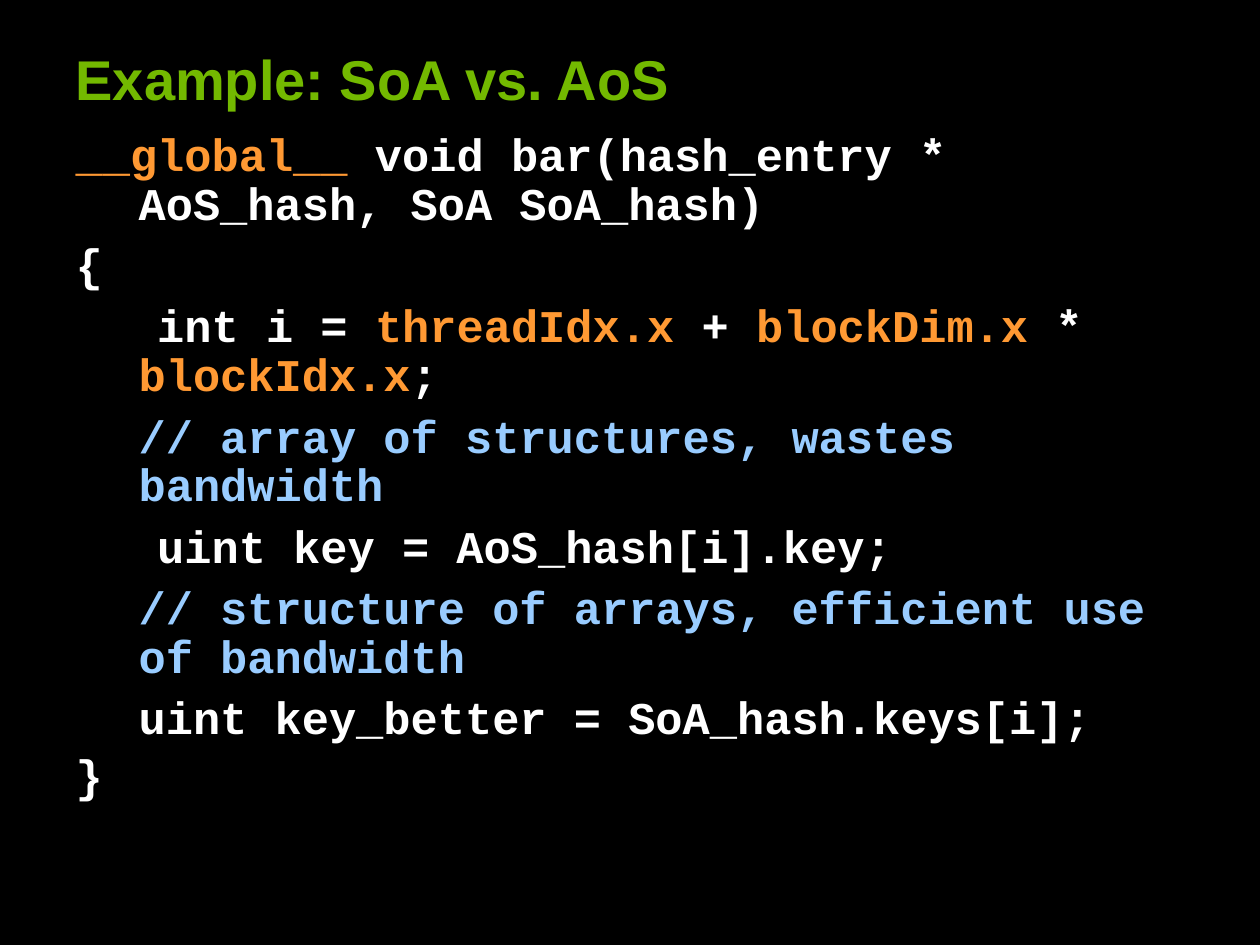
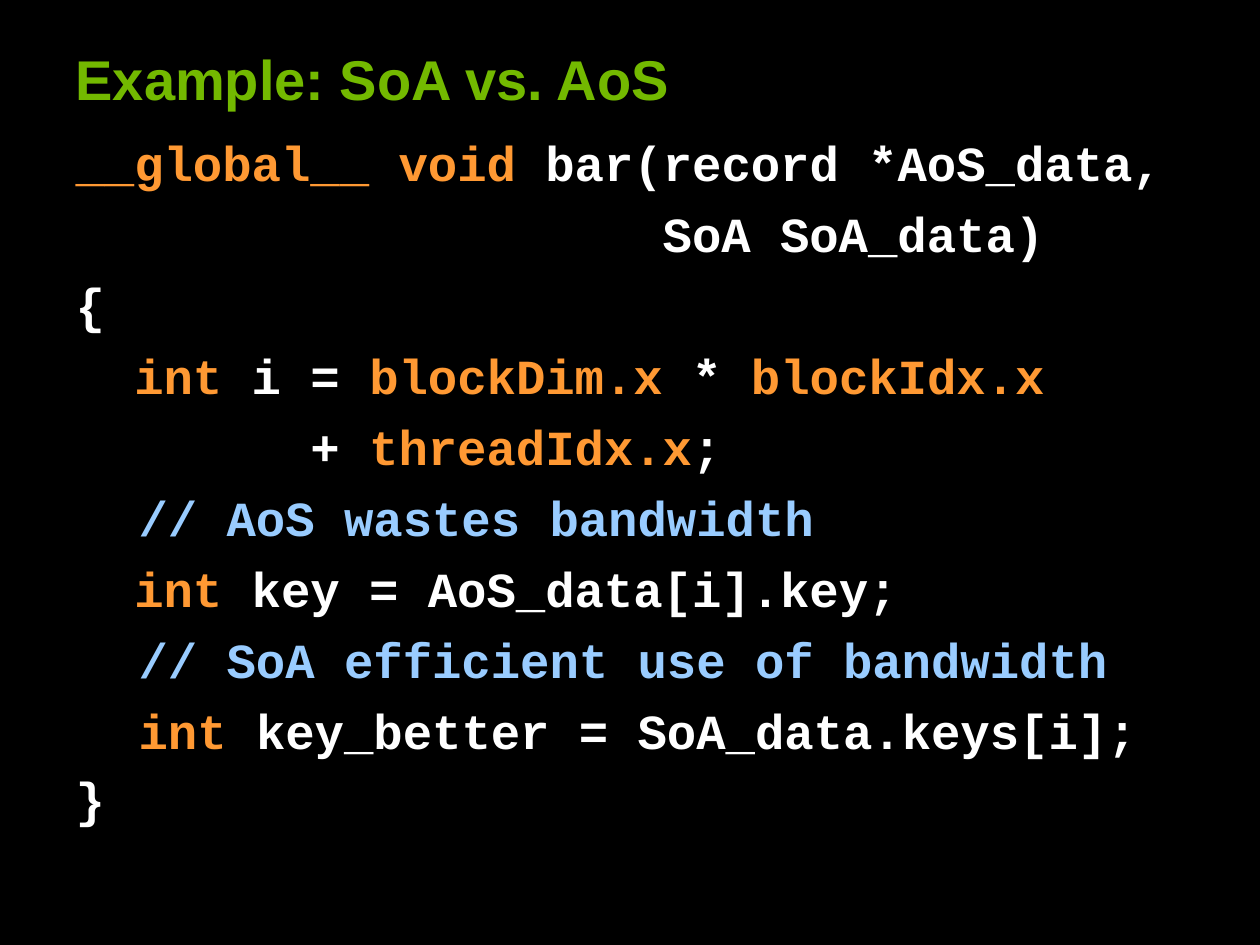
Before and after one commit to leofang/stanford-cs193g-sp2010, a slide deck: slide 14 of trunk/lectures/lecture_5/performance_considerations.ppt. Drawn at 1260x945 pixels with LibreOffice and Linux fonts; fonts in the diff are those of the drawing. Boxes give left, top, right and bottom in pixels: in the first picture for what was removed or moved away, otherwise in the second. Text is boxed around its words. In the diff, an @@ line names an element or a change of style, - is before the commit and + after.

```diff
--- a/trunk/lectures/lecture_5/performance_considerations.ppt
+++ b/trunk/lectures/lecture_5/performance_considerations.ppt
@@ text "__global__ void bar(record *AoS_data," at bbox=[76, 145, 1162, 760]: size 25.9 to 28 pt in "{", "}"; line spacing 0.9 to 1 @@
@@ text at bbox=[76, 145, 1162, 263]: text changed; size 25.9 to 28 pt @@
-__global__ void bar(hash_entry * AoS_hash, SoA SoA_hash)
+__global__ void bar(record *AoS_data,
+SoA SoA_data)
@@ text at bbox=[134, 359, 1137, 760]: text changed; size 25.9 to 28 pt; text colour #99CCFF to #FFFFFF @@
-int i = threadIdx.x + blockDim.x * blockIdx.x;
-// array of structures, wastes bandwidth
-uint key = AoS_hash[i].key;
-// structure of arrays, efficient use of bandwidth
-uint key_better = SoA_hash.keys[i];
+int i = blockDim.x * blockIdx.x
++ threadIdx.x;
+// AoS wastes bandwidth
+int key = AoS_data[i].key;
+// SoA efficient use of bandwidth
+int key_better = SoA_data.keys[i];
```
Also in this commit, not shown: 22 other slides changed, 1 other file.
